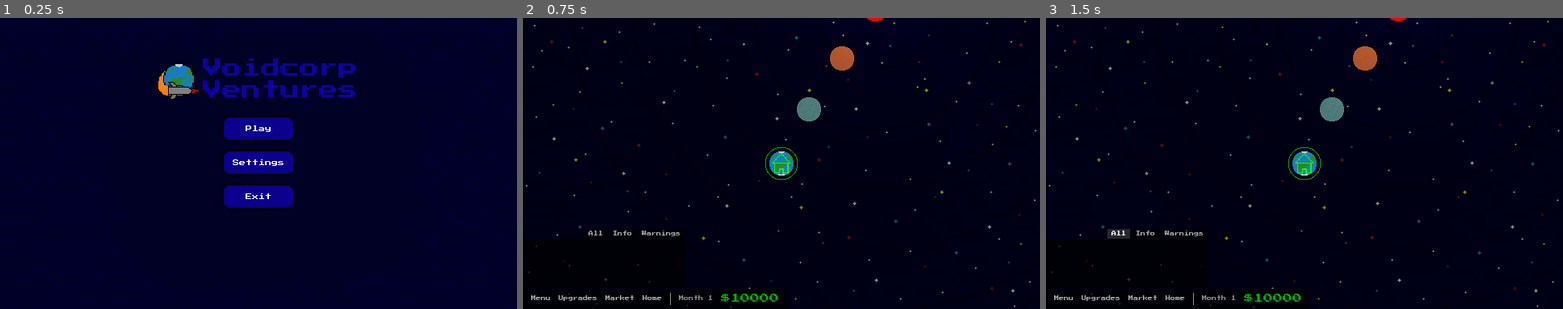
Above: before the commit, frames 1-3 (left to right).
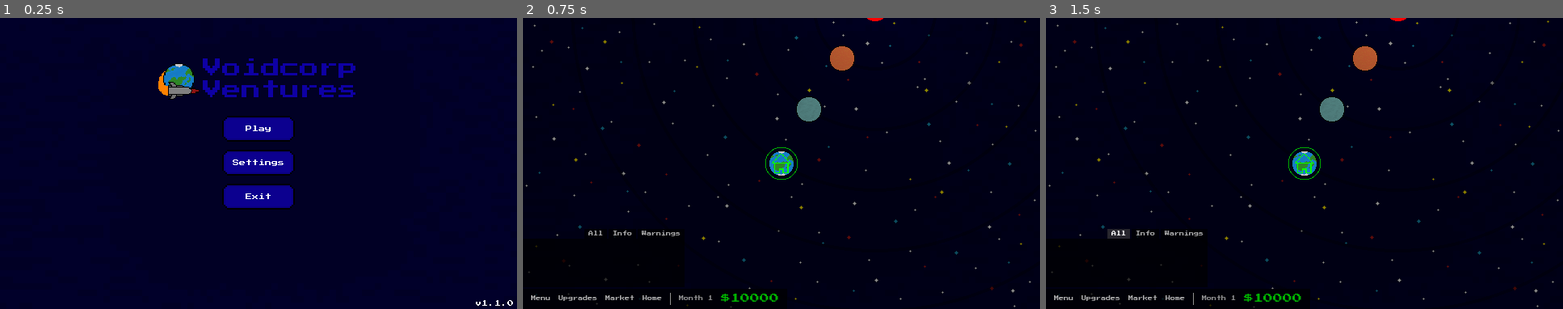
Above: after the commit, the same moments.

Repository: fmachek/voidcorp-ventures
Game: Godot game, scene res://scenes/Game.tscn
Two runs of this game, one before a commit and one after it. Both use one fixed random seed, a clock stepped at 60 frames per second and the inputs below. Sound files missing from this copy of the repository are replaced by a short silence.
Inputs:
- Up to frame 1 (0.25 s): no input
- Up to frame 2 (0.75 s): click "Play" at 0.5 s
- Up to frame 3 (1.5 s): click "All" at 1.25 s

The runs differ from the first frame. In frame 1, less than 0.1% of the frame differs, in the area x 92-100%, y 96-99%; in frame 2, nothing differs; in frame 3, nothing differs.

Commit message:
style: Add version label to main menu
Added a label to the main menu displaying the current game version (v1.1.0).

Diff:
--- a/scenes/ui/menus/MainMenu.tscn
+++ b/scenes/ui/menus/MainMenu.tscn
@@ -79,6 +79,21 @@
 layout_mode = 2
 label_text = "Exit"
 
+[node name="VersionLabel" type="Label" parent="."]
+layout_mode = 1
+anchors_preset = 3
+anchor_left = 1.0
+anchor_top = 1.0
+anchor_right = 1.0
+anchor_bottom = 1.0
+offset_left = -52.0
+offset_top = -11.0
+grow_horizontal = 0
+grow_vertical = 0
+size_flags_horizontal = 0
+theme_override_font_sizes/font_size = 8
+text = "v1.1.0"
+
 [connection signal="pressed" from="MarginContainer/MenuContainer/ButtonContainer/PlayButton" to="." method="_on_play_button_pressed"]
 [connection signal="pressed" from="MarginContainer/MenuContainer/ButtonContainer/RestartButton" to="." method="_on_restart_button_pressed"]
 [connection signal="pressed" from="MarginContainer/MenuContainer/ButtonContainer/SettingsButton" to="." method="_on_settings_button_pressed"]
